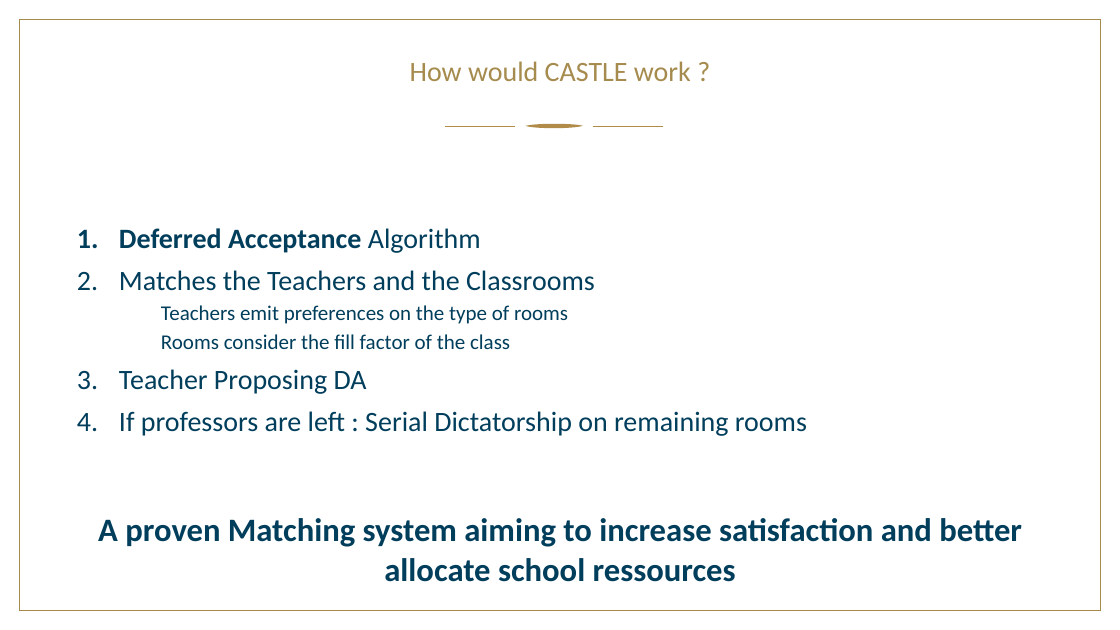
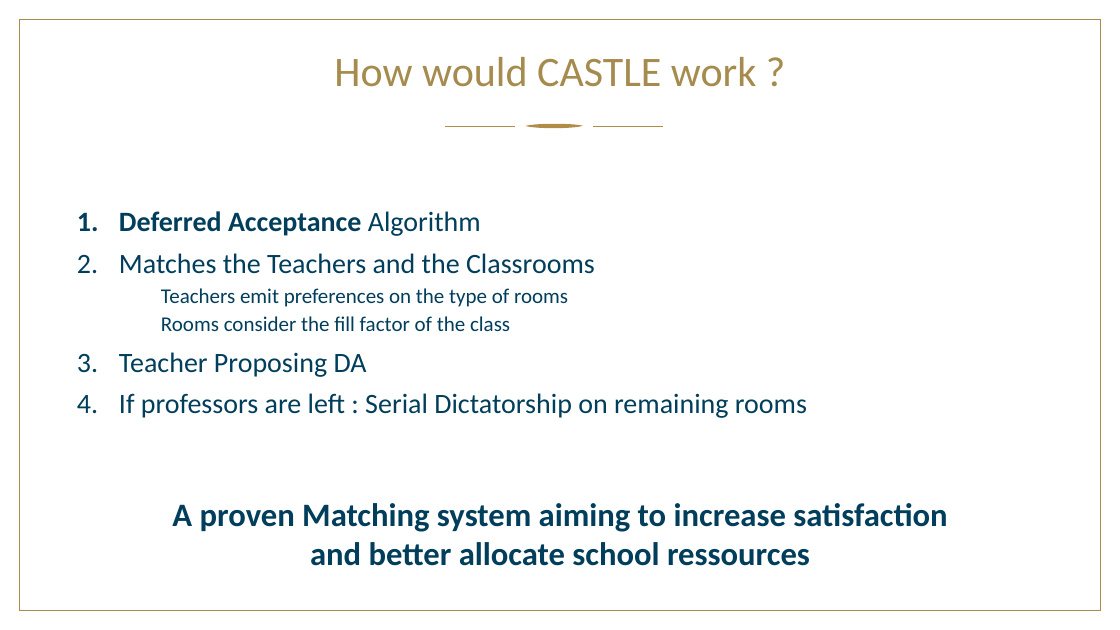
Before and after one commit to Mttmin/classroom_allocation, a slide deck: slide 5 of Pitch Minguet.pptx (slide 4 before the commit). Drawn at 1120x630 pixels with LibreOffice and Linux fonts; fonts in the diff are those of the drawing; background and template pictures are left out. Boxes give left, top, right and bottom in pixels: in the first picture for what was removed or moved away, otherwise in the second. Text is boxed around its words. In the diff, an @@ line names an element or a change of style, - is before the commit and + after.

```diff
--- a/Pitch Minguet.pptx
+++ b/Pitch Minguet.pptx
@@ title "How would CASTLE work ?" at [334,57,756,87]: size 24 to 36 pt @@
@@ text "Deferred Acceptance Algorithm": place and size @@
-text "Deferred Acceptance Algorithm" at [119,228,807,436]
+text "Deferred Acceptance Algorithm" at [119,211,807,418]
@@ text "A proven Matching system aiming ..." rewrapped from [98,518,1022,582] to [172,503,947,566] @@
```
Also in this commit, not shown: 6 other slides changed, 1 slide added, 5 other files.
